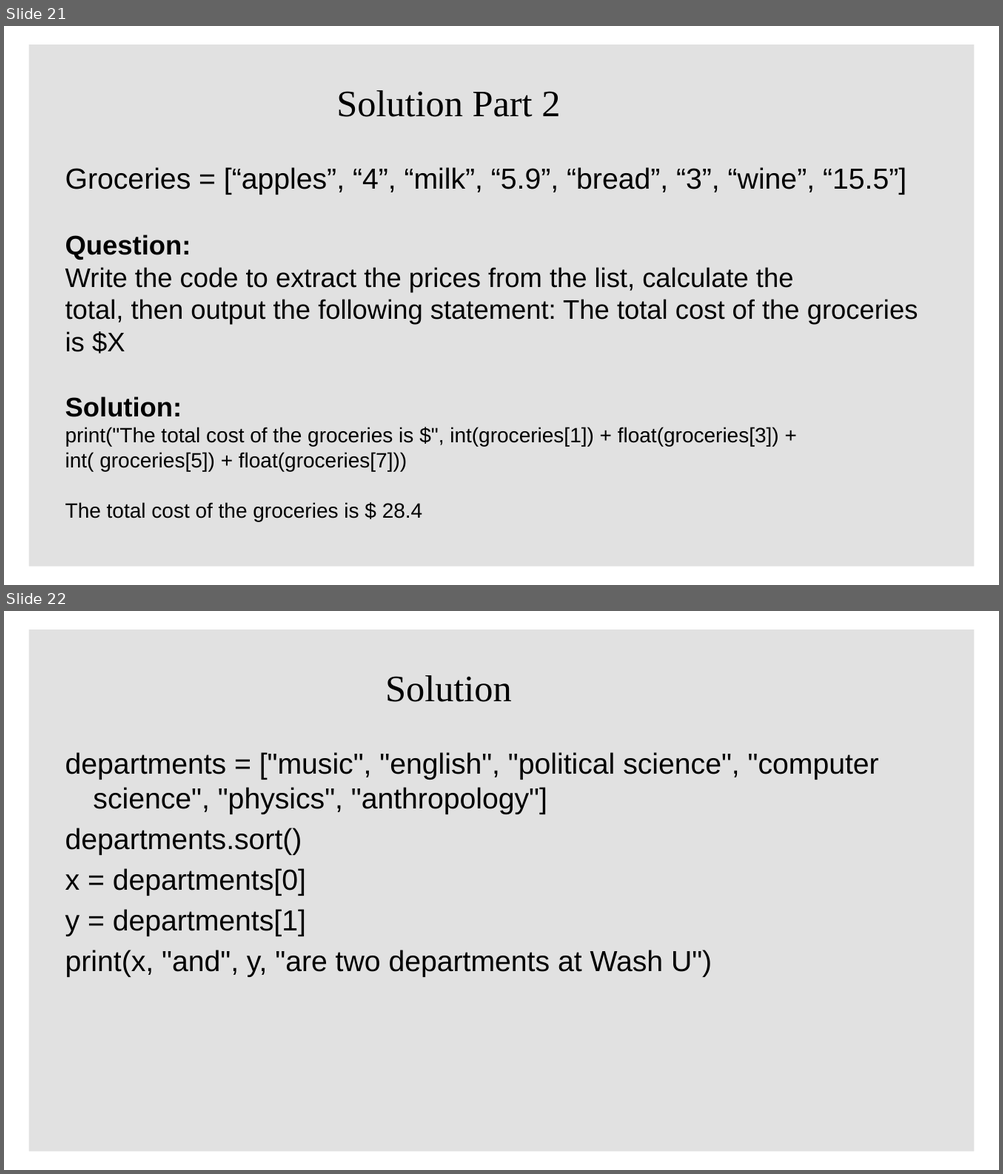
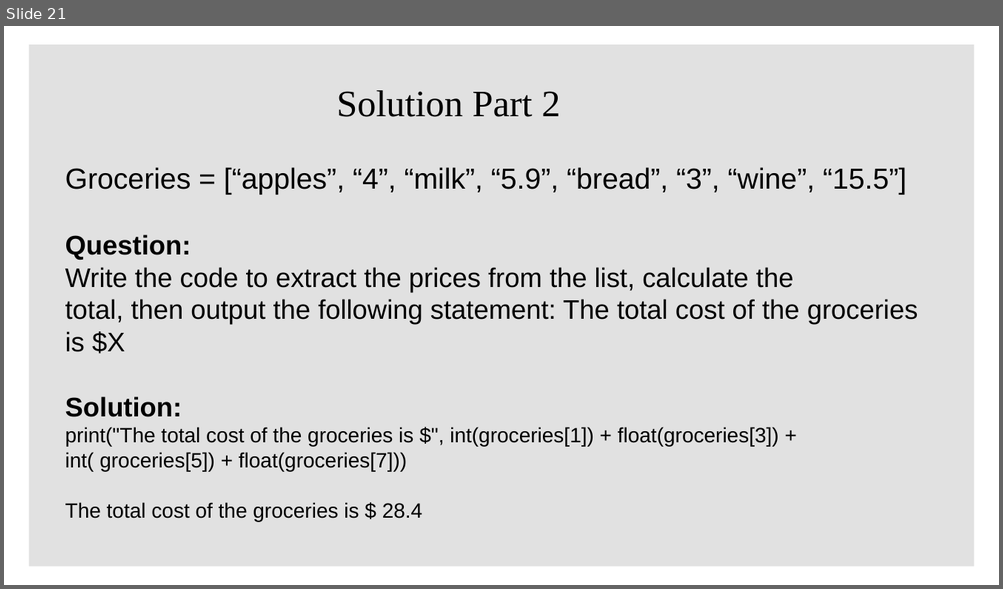
Before and after one commit to ClaudiaECarroll/Intro_to_Python, a slide deck: powerpoints/Intro_python_class_2.pptx. Shown one above the other, each under a label of ours: slides 21 and 22 before the commit, slide 21 after it. The pictures are 1003x1174 and 1003x589 pixels, drawn with LibreOffice and Linux fonts; fonts in the diff are those of the drawing; background and template pictures are left out. Boxes give left, top, right and bottom in pixels: in the first picture for what was removed or moved away, otherwise in the second. Text is boxed around its words. In the diff, an @@ line names an element or a change of style, - is before the commit and + after.

```diff
--- a/powerpoints/Intro_python_class_2.pptx
+++ b/powerpoints/Intro_python_class_2.pptx
@@ slide 22 removed at bbox=[4, 611, 999, 1170], background #FFFFFF; not listed: 1 template element that a slide beside it also shows @@
@@ title removed at bbox=[385, 675, 512, 702] @@
-Solution
@@ text removed at bbox=[65, 752, 879, 977] @@
-departments = ["music", "english", "political science", "computer science", "physics", "anthropology"]
-departments.sort()
-x = departments[0]
-y = departments[1]
-print(x, "and", y, "are two departments at Wash U")
```
Also in this commit, not shown: 1 slide changed, 2 other slides removed.
